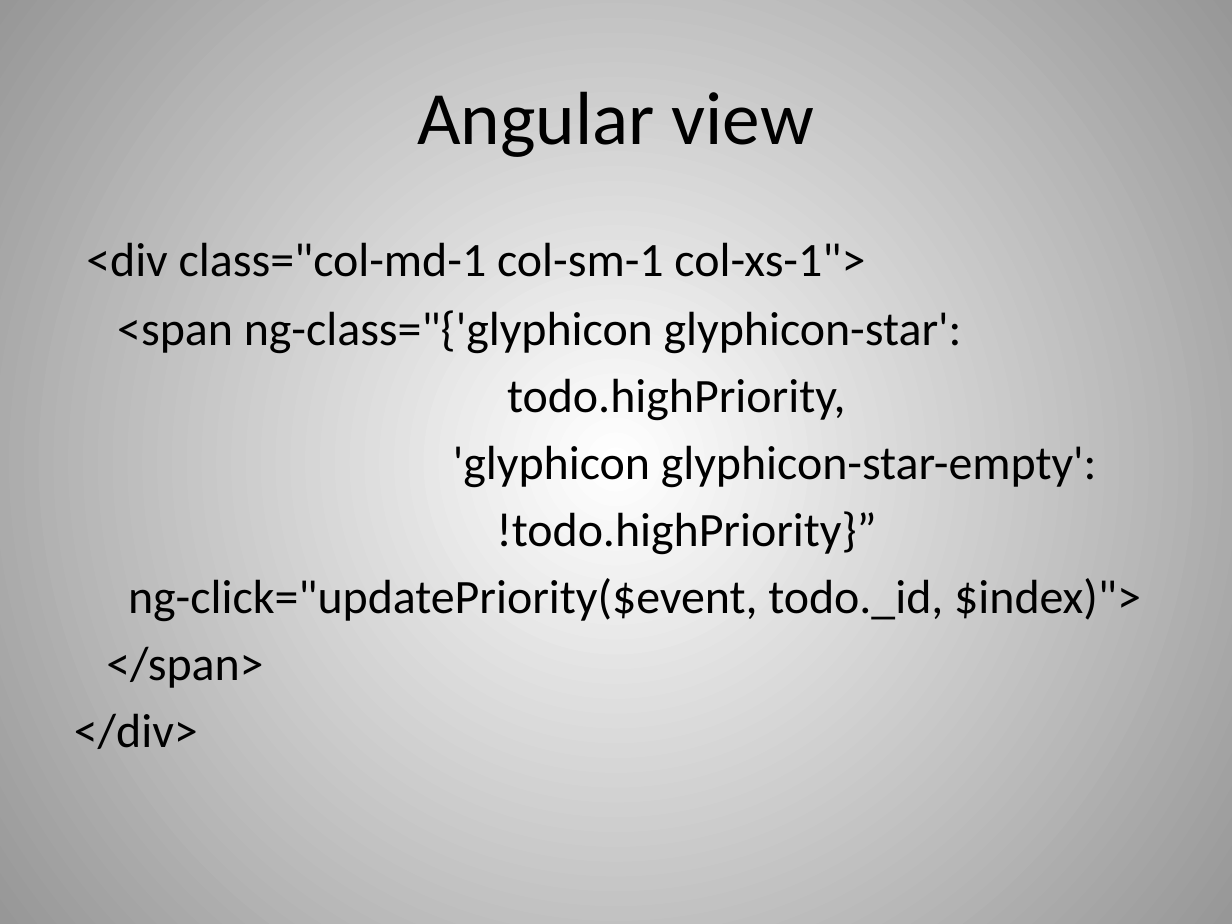
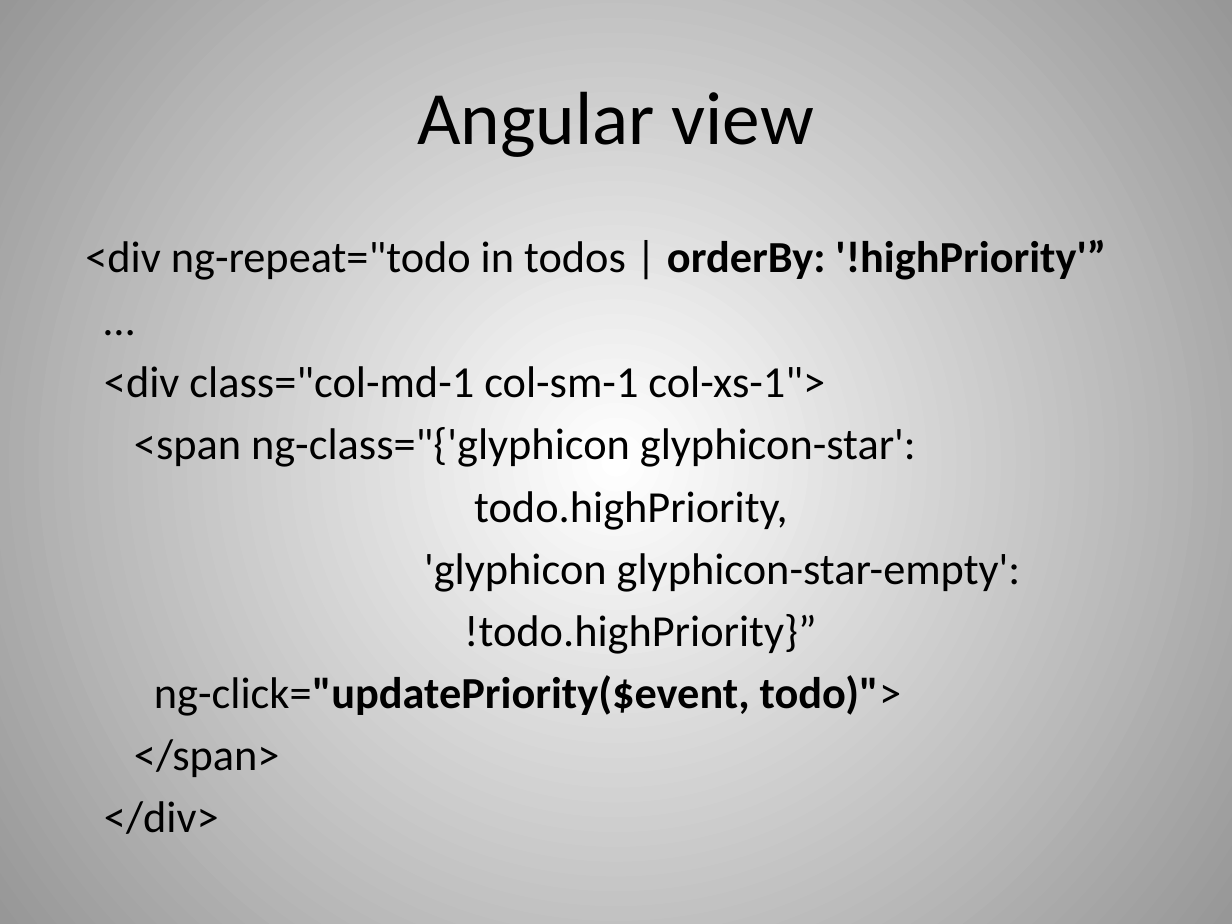
Before and after one commit to dvanvali/mongoDbPresentation, a slide deck: slide 27 of MongoDBChanges.pptx (slide 30 before the commit). Drawn at 1232x924 pixels with LibreOffice and Linux fonts; fonts in the diff are those of the drawing. Boxes give left, top, right and bottom in pixels: in the first picture for what was removed or moved away, otherwise in the second. Text is boxed around its words. In the diff, an @@ line names an element or a change of style, - is before the commit and + after.

Commit message:
Update angular example

```diff
--- a/MongoDBChanges.pptx
+++ b/MongoDBChanges.pptx
@@ text at bbox=[85, 240, 1106, 280]: paragraphs added @@
+<div ng-repeat="todo in todos | orderBy: '!highPriority'”
+…
@@ text at bbox=[104, 366, 1021, 834]: size 28 to 25.9 pt in "<div class="col-md-1 col-sm-1 col-xs-1">", "<span ng-class="{'glyphicon glyphicon-star':", "todo.highPriority,", "'glyphicon glyphicon-star-empty':" and 3 more places @@
@@ text at bbox=[154, 675, 902, 716]: text changed; size 28 to 25.9 pt; bold on @@
-ng-click="updatePriority($event, todo._id, $index)">
+ng-click="updatePriority($event, todo)">
```
Also in this commit, not shown: 4 other slides changed, 1 slide removed.
